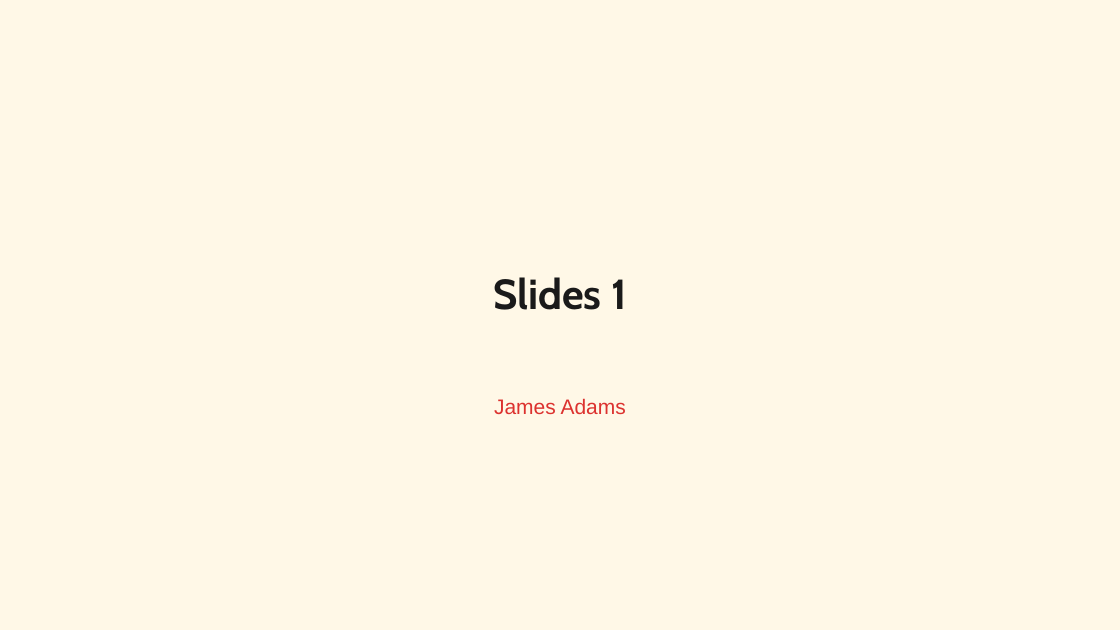
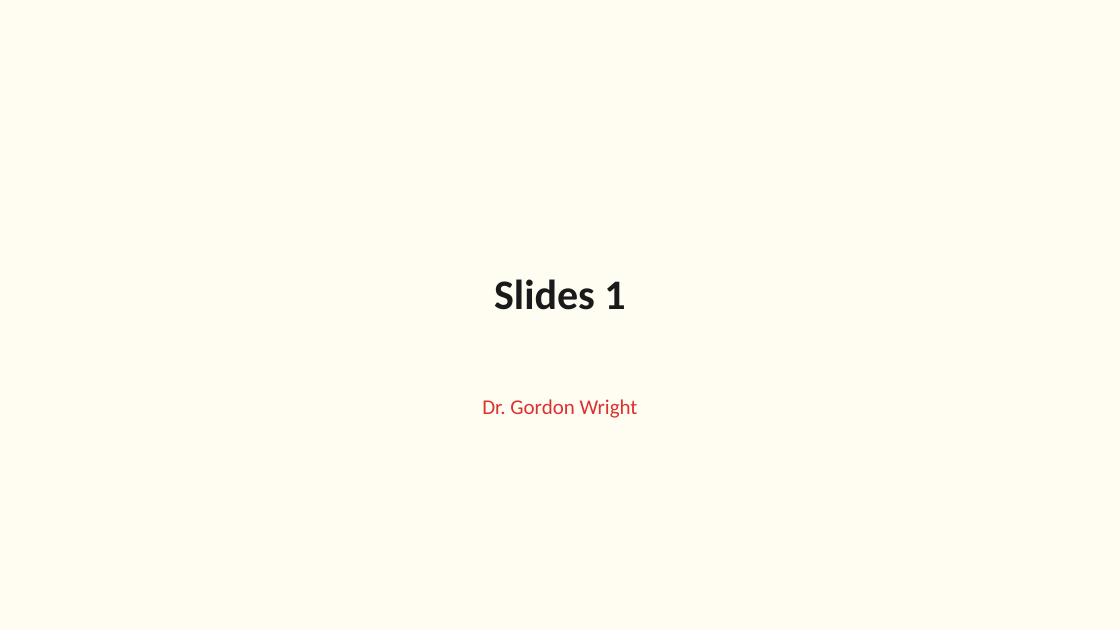
Before and after one commit to LittleMonkeyLab/PS52007Dslides, a slide deck: slide 1 of _resources/templates/pptx/PS52007D.pptx. Drawn at 1120x630 pixels with LibreOffice and Linux fonts; fonts in the diff are those of the drawing; background and template pictures are left out. Boxes give left, top, right and bottom in pixels: in the first picture for what was removed or moved away, otherwise in the second. Text is boxed around its words. In the diff, an @@ line names an element or a change of style, - is before the commit and + after.

```diff
--- a/_resources/templates/pptx/PS52007D.pptx
+++ b/_resources/templates/pptx/PS52007D.pptx
@@ background #FFF8E7 to #FFFCF2 @@
@@ title "Slides 1" at [494,279,625,310]: font Cabin to Calibri @@
@@ subtitle at [482,399,638,418]: text changed; font Arial to Calibri @@
-James Adams
+Dr. Gordon Wright
```
Also in this commit, not shown: 5 other slides changed, 1 slide removed, 14 other files.
